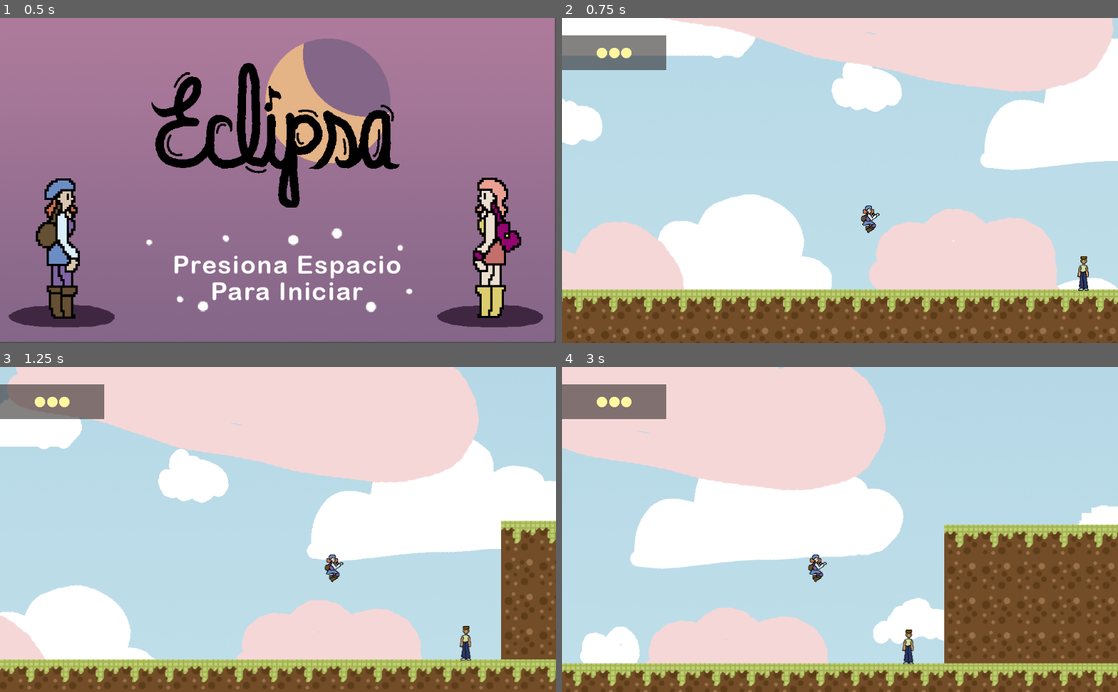
Above: before the commit, frames 1-4 (two rows, left to right).
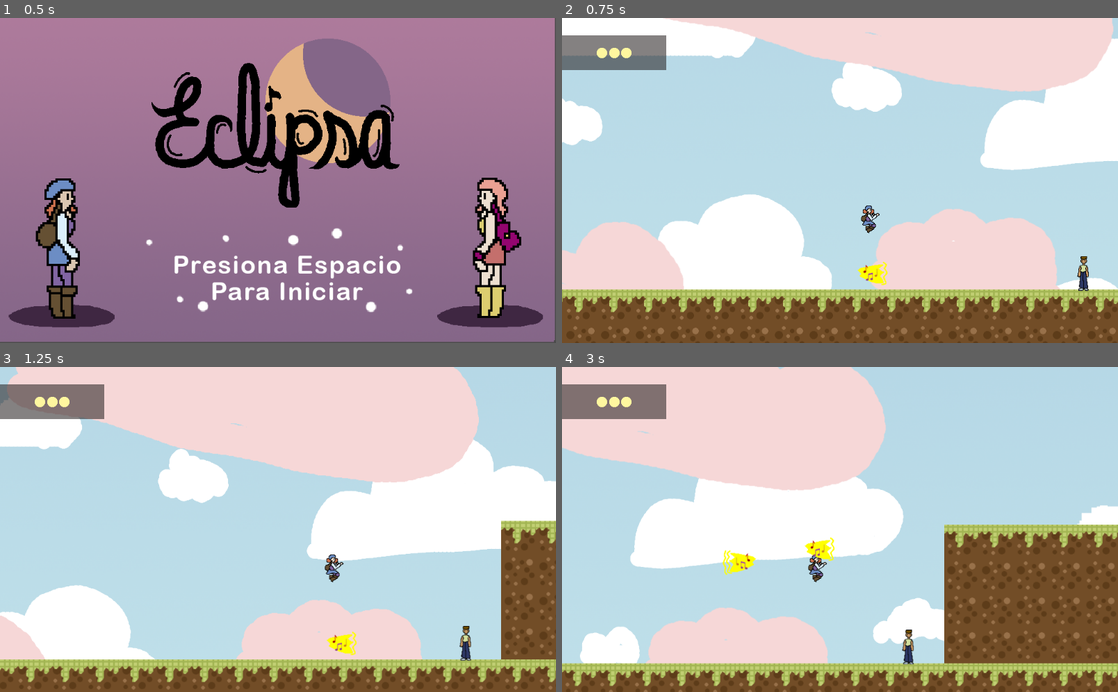
Above: after the commit, the same moments.

Repository: elros88/eclipta
Game: Godot game, scene res://levels/title.tscn
Same seed, same stepped clock (60 frames per second), same inputs: the game is played once before the commit and once after it.
Inputs:
- Up to frame 1 (0.5 s): no input
- Up to frame 2 (0.75 s): hold Right (right) from 0.53 s (still down); hold Space (jump) from 0.53 s (still down); tap Tab (attack, bound only after the commit) at 0.6 s
- Up to frame 3 (1.25 s): keep holding Right (right); keep holding Space (jump)
- Up to frame 4 (3 s): release Space (jump) at 1.28 s; tap Space (jump) at 1.35, 1.52, 1.82 s; tap Tab (attack, bound only after the commit) at 1.55, 2.1, 2.85 s; release Right (right) at 2.03 s; hold Left (left) 2.03-2.78 s; hold Space (jump) 2.03-2.78 s; hold Right (right) from 2.78 s (still down)

Frame 1 is identical in both runs. In frame 2, 0.2% of the frame differs, in the area x 53-59%, y 75-83%; in frame 3, 0.2%; in frame 4, 0.5%, in the area x 28-50%, y 52-65%.

Commit message:
implementado primer ataque

Diff:
--- a/character/eclipta.gd
+++ b/character/eclipta.gd
@@ -6,6 +6,8 @@
 const SPEED = 300
 const JUMP = -900
 export var eclipse = false
+
+const YELLOW = preload("res://character/yellow-attack.tscn")
 
 export var life = 3
 var saved_friends = 0
@@ -18,6 +20,9 @@
 		else:
 			$AnimatedSprite.play("running-night")
 		$AnimatedSprite.flip_h = false
+		if sign($Position2D.position.x) == -1:
+			$Position2D.position.x *= -1
+
 	elif Input.is_action_pressed("left"):
 		velocity.x = -SPEED
 		if not eclipse:
@@ -25,6 +30,9 @@
 		else:
 			$AnimatedSprite.play("running-night")
 		$AnimatedSprite.flip_h = true
+		if sign($Position2D.position.x) == 1:
+			$Position2D.position.x *= -1
+
 	else:
 		if not eclipse:
 			$AnimatedSprite.play("standing")
@@ -40,6 +48,15 @@
 	if Input.is_action_pressed("jump") and is_on_floor():
 		velocity.y = JUMP
 
+	if Input.is_action_just_pressed("attack"):
+		var yellow = YELLOW.instance()
+		if sign($Position2D.position.x) == -1:
+			yellow.set_attack_direction(-1)
+		else:
+			yellow.set_attack_direction(1)
+		get_parent().add_child(yellow)
+		yellow.position = $Position2D.global_position
+
 	velocity.y = velocity.y + GRAVITY
 	velocity = move_and_slide(velocity, Vector2.UP)
 	velocity.x = lerp(velocity.x, 0, 0.1)
--- a/character/eclipta.tres
+++ b/character/eclipta.tres
@@ -8,17 +8,26 @@
 [ext_resource path="res://resource/eclipta/eclipta-stand.png" type="Texture" id=6]
 [ext_resource path="res://resource/eclipta/eclipta-night-standing.png" type="Texture" id=7]
 [ext_resource path="res://resource/eclipta/eclipta-night-runing1.png" type="Texture" id=8]
+[ext_resource path="res://resource/eclipta/eclipta-attacking-2.png" type="Texture" id=9]
+[ext_resource path="res://resource/eclipta/eclipta-attacking-1.png" type="Texture" id=10]
+[ext_resource path="res://resource/eclipta/eclipta-night-attacking-1.png" type="Texture" id=11]
+[ext_resource path="res://resource/eclipta/eclipta-night-attacking-2.png" type="Texture" id=12]
 
 [resource]
 animations = [ {
-"frames": [ ExtResource( 8 ), ExtResource( 7 ), ExtResource( 5 ) ],
+"frames": [ ExtResource( 6 ) ],
 "loop": true,
-"name": "running-night",
+"name": "standing",
 "speed": 5.0
 }, {
-"frames": [ ExtResource( 4 ) ],
+"frames": [ ExtResource( 3 ) ],
 "loop": true,
-"name": "jump-night",
+"name": "jump",
+"speed": 5.0
+}, {
+"frames": [ ExtResource( 7 ) ],
+"loop": true,
+"name": "standing-night",
 "speed": 5.0
 }, {
 "frames": [ ExtResource( 1 ), ExtResource( 6 ), ExtResource( 2 ) ],
@@ -26,18 +35,23 @@
 "name": "running",
 "speed": 8.0
 }, {
-"frames": [ ExtResource( 7 ) ],
+"frames": [ ExtResource( 4 ) ],
 "loop": true,
-"name": "standing-night",
+"name": "jump-night",
 "speed": 5.0
 }, {
-"frames": [ ExtResource( 3 ) ],
+"frames": [ ExtResource( 8 ), ExtResource( 7 ), ExtResource( 5 ) ],
 "loop": true,
-"name": "jump",
+"name": "running-night",
 "speed": 5.0
 }, {
-"frames": [ ExtResource( 6 ) ],
+"frames": [ ExtResource( 11 ), ExtResource( 12 ) ],
 "loop": true,
-"name": "standing",
+"name": "attack-night",
+"speed": 5.0
+}, {
+"frames": [ ExtResource( 10 ), ExtResource( 9 ) ],
+"loop": true,
+"name": "attack",
 "speed": 5.0
 } ]
--- a/character/eclipta.tscn
+++ b/character/eclipta.tscn
@@ -18,3 +18,6 @@
 [node name="CollisionShape2D" type="CollisionShape2D" parent="."]
 position = Vector2( 0, 1 )
 shape = SubResource( 2 )
+
+[node name="Position2D" type="Position2D" parent="."]
+position = Vector2( 11, 0 )
--- a/character/sadness.gd
+++ b/character/sadness.gd
@@ -3,10 +3,12 @@
 var velocity = Vector2(0,0)
 var eclipse = false
 export var direction = -1
-export var message = ""
+export (String, MULTILINE) var message = ""
+export var saved = false
 
 const GRAVITY = 35
 const SPEED = 100
+
 
 signal hit_something
 
@@ -20,7 +22,7 @@
 
 func _physics_process(delta):
 
-	if eclipse:
+	if eclipse and not saved:
 		velocity.x = 50*direction
 
 		if $Panel.visible:
@@ -41,10 +43,14 @@
 	velocity.y = 20
 	velocity = move_and_slide(velocity, Vector2.UP)
 
-
 func _on_Side_Checker_body_entered(body):
 	if eclipse:
 		emit_signal("hit_something")
 		$Panel.visible = false
 	else:
 		$Panel.visible = true
+
+func save_friend():
+	if eclipse:
+		eclipse = false
+		saved = true
--- a/character/sadness.tscn
+++ b/character/sadness.tscn
@@ -40,8 +40,8 @@
 
 [node name="Panel" type="Panel" parent="."]
 margin_left = 16.0
-margin_top = -59.0
-margin_right = 96.0
+margin_top = -76.0
+margin_right = 139.0
 margin_bottom = -17.0
 __meta__ = {
 "_edit_use_anchors_": false
@@ -56,5 +56,8 @@
 mensaje"
 align = 1
 max_lines_visible = 3
+__meta__ = {
+"_edit_use_anchors_": false
+}
 
 [connection signal="body_entered" from="Side_Checker" to="." method="_on_Side_Checker_body_entered"]
--- /dev/null
+++ b/character/yellow-attack.gd
@@ -0,0 +1,32 @@
+extends Area2D
+
+var velocity = Vector2(0,0)
+const SPEED = 320
+var direction = 1
+
+signal hitted
+
+func _ready():
+	pass
+
+func set_attack_direction(dir):
+	direction = dir
+	if dir == -1:
+		$AnimatedSprite.flip_h = true
+
+func _physics_process(delta):
+	velocity.x = SPEED * delta * direction
+	translate(velocity)
+	$AnimatedSprite.play("attack")
+
+
+
+func _on_VisibilityNotifier2D_screen_exited():
+	queue_free()
+
+
+func _on_Area2D_body_entered(body):
+	emit_signal("hitted")
+	if "Foe" in body.name:
+		body.save_friend()
+	queue_free()
--- /dev/null
+++ b/character/yellow-attack.tres
@@ -0,0 +1,13 @@
+[gd_resource type="SpriteFrames" load_steps=4 format=2]
+
+[ext_resource path="res://resource/attacks/attack-1-2.png" type="Texture" id=1]
+[ext_resource path="res://resource/attacks/attack-1-0.png" type="Texture" id=2]
+[ext_resource path="res://resource/attacks/attack-1-1.png" type="Texture" id=3]
+
+[resource]
+animations = [ {
+"frames": [ ExtResource( 2 ), ExtResource( 3 ), ExtResource( 1 ) ],
+"loop": true,
+"name": "attack",
+"speed": 5.0
+} ]
--- /dev/null
+++ b/character/yellow-attack.tscn
@@ -0,0 +1,29 @@
+[gd_scene load_steps=4 format=2]
+
+[ext_resource path="res://character/yellow-attack.tres" type="SpriteFrames" id=1]
+[ext_resource path="res://character/yellow-attack.gd" type="Script" id=2]
+
+[sub_resource type="CapsuleShape2D" id=1]
+radius = 21.0
+height = 0.0
+
+[node name="Area2D" type="Area2D"]
+collision_layer = 16
+collision_mask = 8
+script = ExtResource( 2 )
+
+[node name="AnimatedSprite" type="AnimatedSprite" parent="."]
+frames = ExtResource( 1 )
+animation = "attack"
+frame = 1
+
+[node name="CollisionShape2D" type="CollisionShape2D" parent="."]
+position = Vector2( 2, 1 )
+shape = SubResource( 1 )
+
+[node name="VisibilityNotifier2D" type="VisibilityNotifier2D" parent="."]
+position = Vector2( -1.5, 0 )
+scale = Vector2( 3.05, 2.6 )
+
+[connection signal="body_entered" from="." to="." method="_on_Area2D_body_entered"]
+[connection signal="screen_exited" from="VisibilityNotifier2D" to="." method="_on_VisibilityNotifier2D_screen_exited"]
--- a/levels/level-1.gd
+++ b/levels/level-1.gd
@@ -28,10 +28,6 @@
 		$ParallaxBackground/Sky/AnimatedSprite.play("sun-2")
 
 
-
-
-
-
 func _on_Foe1_hit_something():
 	$Indicator.life -= 1
 	$Indicator.update_life()
--- a/levels/level-1.tscn
+++ b/levels/level-1.tscn
@@ -289,7 +289,7 @@
 
 [node name="Foe1" parent="." instance=ExtResource( 9 )]
 position = Vector2( 960, 736 )
-message = "Aqui Escribo"
+message = "Aqui mensaje"
 
 [connection signal="timeout" from="Timer" to="." method="_on_Timer_timeout"]
 [connection signal="potion_collected" from="Potion1" to="Indicator" method="_on_potion_collected"]
--- a/project.godot
+++ b/project.godot
@@ -44,6 +44,11 @@
 "events": [ Object(InputEventKey,"resource_local_to_scene":false,"resource_name":"","device":0,"alt":false,"shift":false,"control":false,"meta":false,"command":false,"pressed":false,"scancode":0,"physical_scancode":32,"unicode":0,"echo":false,"script":null)
  ]
 }
+attack={
+"deadzone": 0.5,
+"events": [ Object(InputEventKey,"resource_local_to_scene":false,"resource_name":"","device":0,"alt":false,"shift":false,"control":false,"meta":false,"command":false,"pressed":false,"scancode":0,"physical_scancode":16777218,"unicode":0,"echo":false,"script":null)
+ ]
+}
 
 [layer_names]
 
--- /dev/null
+++ b/yellow=attack.gd
@@ -0,0 +1,5 @@
+extends Area2D
+
+
+func _ready():
+	pass
Not shown: 1 places in character/eclipta.tres that only renumber resources
Binary file added: resource/eclipta/eclipta-night-attacking-1.png
Not shown, added: resource/eclipta/eclipta-night-attacking-1.png.import
Binary file added: resource/eclipta/eclipta-night-attacking-2.png
Not shown, added: resource/eclipta/eclipta-night-attacking-2.png.import
Not shown, changed: .DS_Store
Not shown, changed: bin/index.html
Not shown, changed: bin/index.pck
Not shown, changed: resource/.DS_Store
